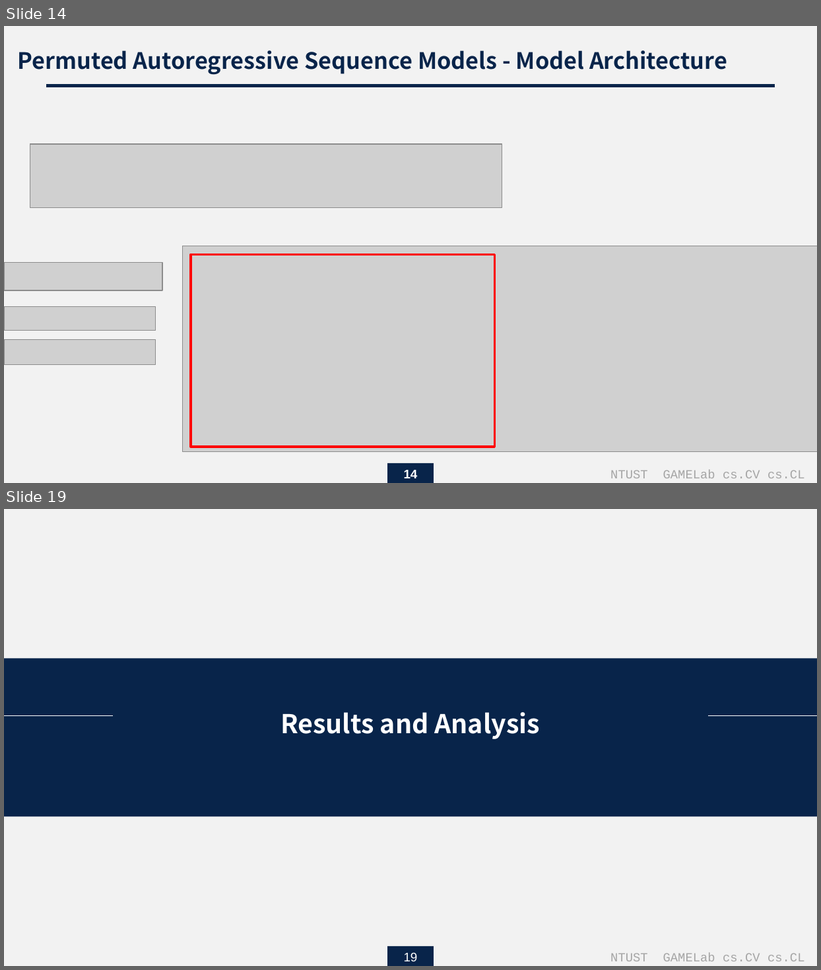
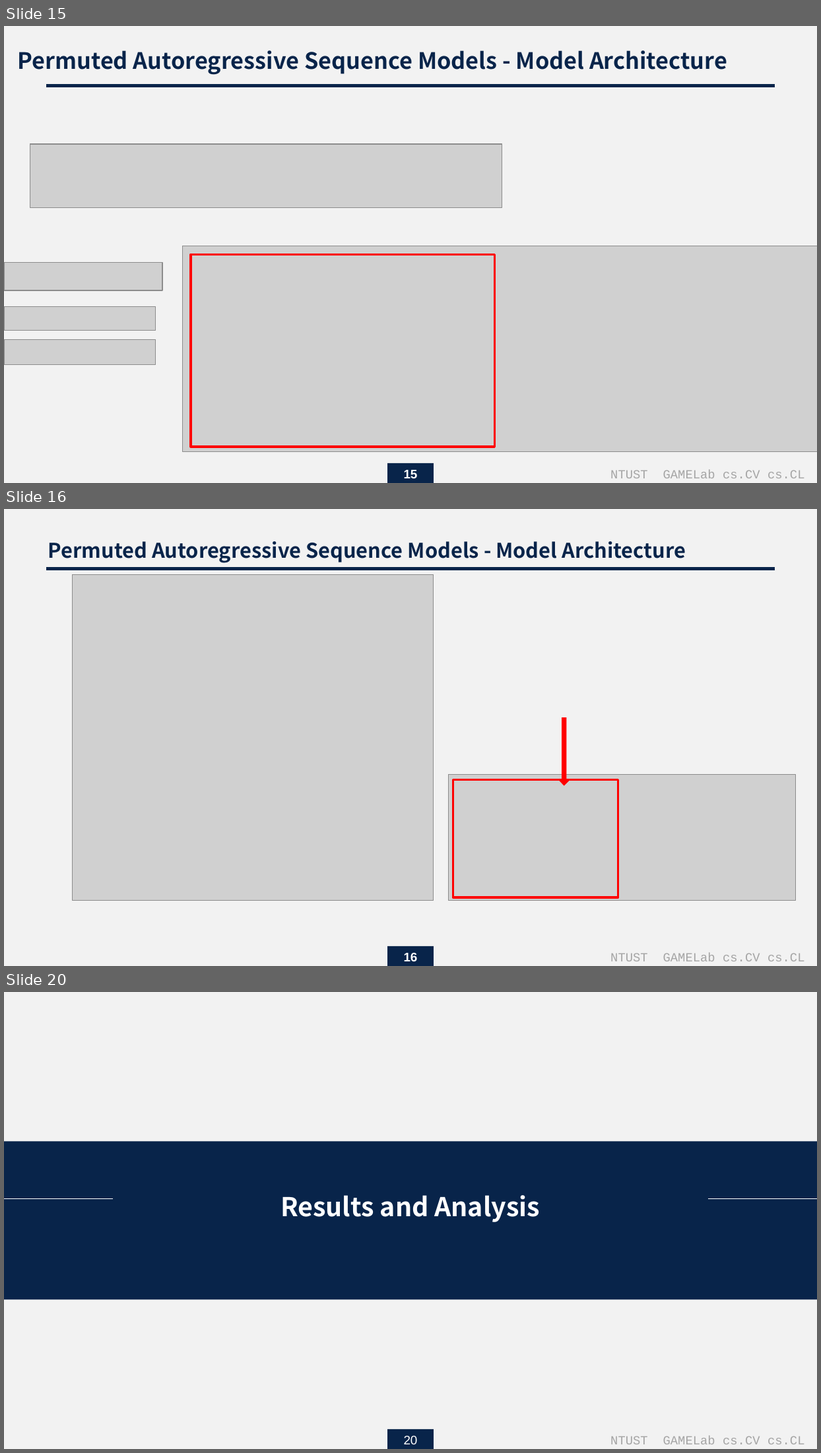
Before and after one commit to endman100/paper-, a slide deck: Scene Text Recognition with Permuted Autoregressive Sequence Models.pptx. Shown one above the other, each under a label of ours: slides 14 and 19 before the commit, slides 15, 16 and 20 after it; the slides between them are not shown. The pictures are 821x970 and 821x1453 pixels, drawn with LibreOffice and Linux fonts; fonts in the diff are those of the drawing; grey boxes stand for pictures. Boxes give left, top, right and bottom in pixels: in the first picture for what was removed or moved away, otherwise in the second. Text is boxed around its words. In the diff, an @@ line names an element or a change of style, - is before the commit and + after.

```diff
--- a/Scene Text Recognition with Permuted Autoregressive Sequence Models.pptx
+++ b/Scene Text Recognition with Permuted Autoregressive Sequence Models.pptx
@@ slide 16 added at bbox=[4, 509, 817, 966], background #F2F2F2 @@
@@ text added at bbox=[48, 541, 686, 563], 18 pt, text #08244A, bold @@
+Permuted Autoregressive Sequence Models - Model Architecture
@@ line added from (775, 569) to (46, 569), #08244A 3 pt @@
@@ picture added at bbox=[72, 575, 433, 901] @@
@@ down arrow added at bbox=[559, 718, 569, 786], fill #FF0000 @@
@@ picture added at bbox=[449, 775, 796, 901] @@
@@ rectangle added at bbox=[453, 780, 618, 898], outline #FF0000 2 pt @@
@@ rectangle added at bbox=[388, 947, 434, 966], fill #08244A @@
@@ page number added at bbox=[404, 953, 418, 962], 11 pt, text #FFFFFF, bold @@
+16
@@ text added at bbox=[611, 953, 805, 962], 11 pt, text #A5A5A5 @@
+NTUST GAMELab cs.CV cs.CL
@@ what was slide 14 is now slide 15 @@
@@ page number at bbox=[404, 470, 418, 479]: text changed @@
-14
+15
@@ what was slide 19 is now slide 20 @@
@@ page number at bbox=[404, 1436, 418, 1445]: text changed @@
-19
+20
```
Also in this commit, not shown: 6 slides changed, 1 other slide added, 1 other file.
